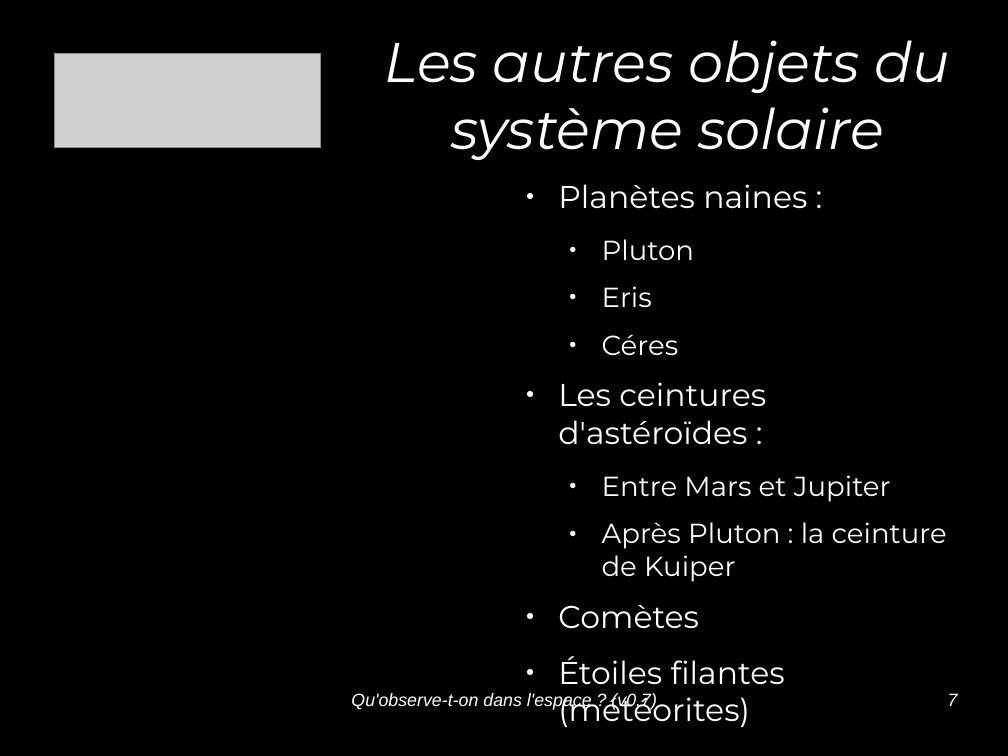
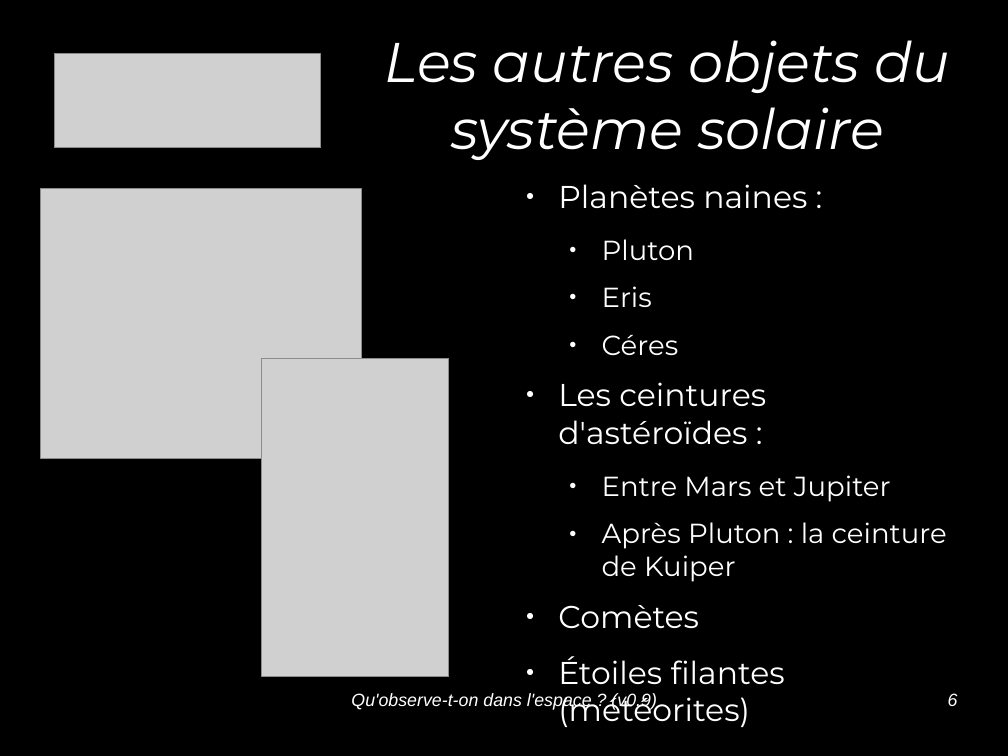
Before and after one commit to jcarnu/qf-astro, a slide deck: slide 6 of Ressources/Presentations/Qu_observe-t-on_dans_l_espace.odp (slide 7 before the commit). Drawn at 1008x756 pixels with LibreOffice and Linux fonts; fonts in the diff are those of the drawing; grey boxes stand for pictures; background and template pictures are left out. Boxes give left, top, right and bottom in pixels: in the first picture for what was removed or moved away, otherwise in the second. Text is boxed around its words. In the diff, an @@ line names an element or a change of style, - is before the commit and + after.

```diff
--- a/Ressources/Presentations/Qu_observe-t-on_dans_l_espace.odp
+++ b/Ressources/Presentations/Qu_observe-t-on_dans_l_espace.odp
@@ picture added at [40, 188, 360, 458] @@
@@ picture added at [262, 359, 449, 677] @@
@@ text at [351, 693, 656, 710]: text changed @@
-Qu'observe-t-on dans l'espace ? (v0.7)
+Qu'observe-t-on dans l'espace ? (v0.9)
@@ page number at [948, 693, 958, 706]: text changed @@
-7
+6
```
Also in this commit, not shown: 12 other slides changed, 1 slide added, 2 slides removed, 10 other files.
